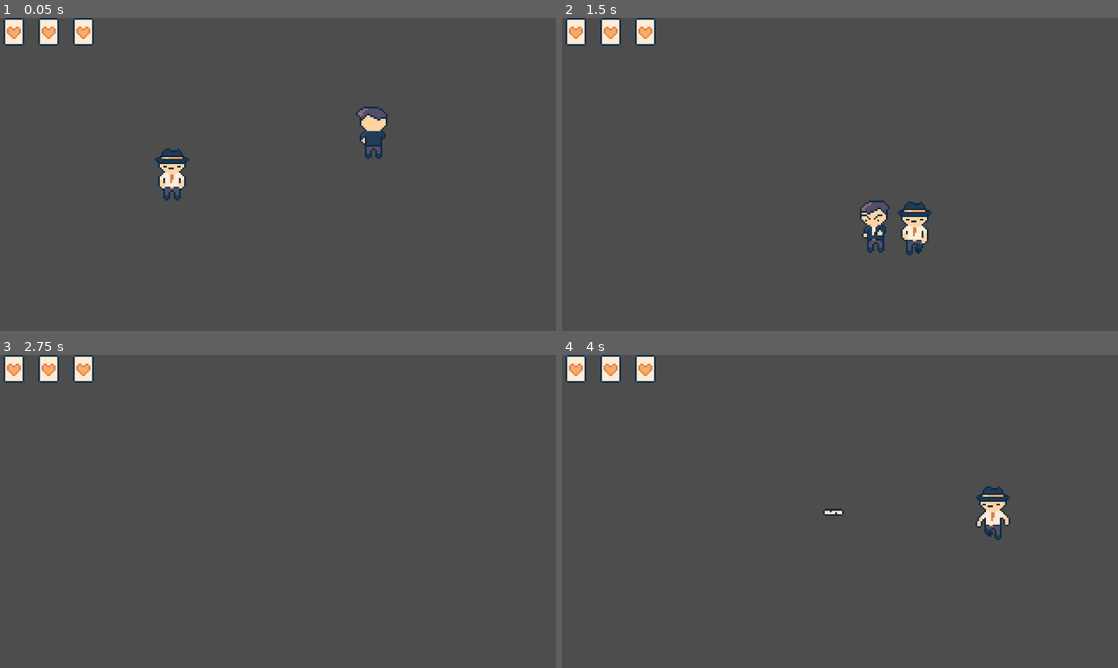
Above: before the commit, frames 1-4 (two rows, left to right).
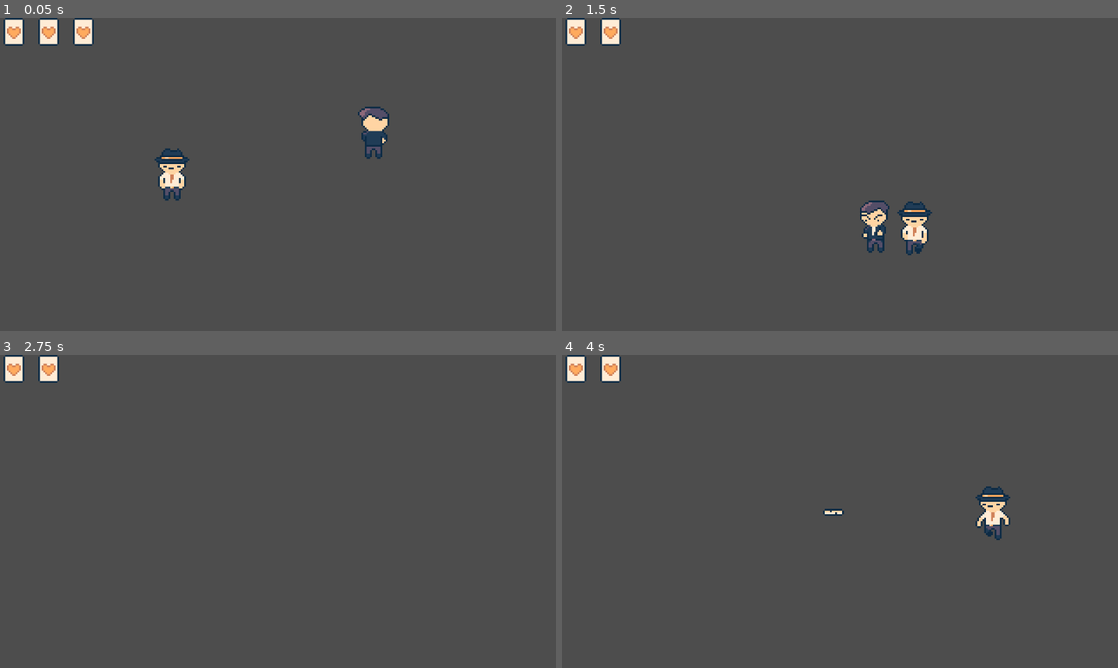
Above: after the commit, the same moments.

Repository: Inlufexer/Rogue-Tarot
Game: Godot game, scene res://scenes/levels/main.tscn
The game is run twice, just before and just after one commit, with the same random seed, the same clock (stepped at 60 frames per second) and the same inputs.
Inputs (mouse positions are in pixels of both pictures, inside the frame that each line leads up to):
- Up to frame 1 (0.05 s): no input
- Up to frame 2 (1.5 s): move the mouse to (962, 158) at 0.52 s; hold D (right) 0.53-1.28 s; click (962, 158) at 0.6 s; move the mouse to (728, 190) at 1.27 s; hold S (down) from 1.28 s (still down); click (728, 190) at 1.35 s
- Up to frame 3 (2.75 s): move the mouse to (333, 442) at 2.02 s; release S (down) at 2.03 s; hold D (right) from 2.03 s (still down); click (333, 442) at 2.1 s
- Up to frame 4 (4 s): tap Enter at 2.75 s; move the mouse to (812, 574) at 2.77 s; release D (right) at 2.78 s; hold W (up) 2.78-3.53 s; click (812, 574) at 2.85 s; move the mouse to (1006, 558) at 3.52 s; hold A (left) from 3.53 s (still down); click (1006, 558) at 3.6 s

The runs differ from the first frame. In frame 1, 0.2% of the frame differs, in the area x 64-70%, y 28-41%; in frame 2, 0.3%, in the area x 13-17%, y 0-9%; in frame 3, 0.3%; in frame 4, 0.3%.

Commit message:
Health UI Updating
Health UI updates when player gets hit.

Diff:
--- a/scenes/enemy.tscn
+++ b/scenes/enemy.tscn
@@ -917,7 +917,6 @@
 texture_filter = 1
 sprite_frames = SubResource("SpriteFrames_5uy6h")
 animation = &"Punch Backwards"
-frame = 1
 metadata/_aseprite_wizard_interface_config_ = {
 "pending_changes": {}
 }
--- a/scenes/levels/main.tscn
+++ b/scenes/levels/main.tscn
@@ -1,10 +1,12 @@
-[gd_scene load_steps=4 format=3 uid="uid://bin566jjgukpf"]
+[gd_scene load_steps=5 format=3 uid="uid://bin566jjgukpf"]
 
 [ext_resource type="PackedScene" uid="uid://c6s1bkgeo0pll" path="res://scenes/fedora_guy.tscn" id="1_72ix8"]
+[ext_resource type="Script" uid="uid://ciur17gig7dyb" path="res://scripts/main.gd" id="1_j4d2a"]
 [ext_resource type="PackedScene" uid="uid://d4cty7yuw1adn" path="res://scenes/enemy.tscn" id="2_2vj2h"]
 [ext_resource type="PackedScene" uid="uid://cijj22ouyw82c" path="res://scenes/ui/playtime_ui.tscn" id="3_y0acb"]
 
 [node name="main" type="Node2D"]
+script = ExtResource("1_j4d2a")
 
 [node name="Camera2D" type="Camera2D" parent="."]
 offset = Vector2(160, 90)
--- a/scenes/ui/player_ui_controller.gd
+++ b/scenes/ui/player_ui_controller.gd
@@ -4,7 +4,7 @@
 func _ready():
 	player_instance = get_node("/root/main/fedora_guy")
 
-func _player_health_change(current_health):
+func player_health_change(current_health):
 	update_hearts(current_health)
 
 func update_hearts(current_health):
--- a/scripts/enemy.gd
+++ b/scripts/enemy.gd
@@ -11,9 +11,10 @@
 	# Replace the path with the actual path to your player node in the scene
 	player_instance = get_node("/root/main/fedora_guy")
 
-func _physics_process(delta):
-	if attacking == false:
-		movement()
+func _physics_process(_delta):
+	if player_instance != null:
+		if attacking == false:
+			movement()
 
 
 func direction():
--- a/scripts/health_component.gd
+++ b/scripts/health_component.gd
@@ -3,6 +3,8 @@
 
 @export var MAX_HEALTH := 3
 var health : int
+
+signal health_changed(current_health)
 
 var knockback_velocity = Vector2.ZERO
 const KNOCKBACK_DECAY = 800.0
@@ -32,9 +34,11 @@
 	health -= attack.attack_damage
 
 	if health <= 0:
-		get_parent().queue_free()
+		get_parent().call_deferred("queue_free")
 
 	var dir = (get_parent().global_position - attack.attack_position).normalized()
 	knockback_velocity = dir * attack.knockback_force
 
 	stun_timer = attack.stun_time
+
+	emit_signal("health_changed", health)
--- /dev/null
+++ b/scripts/main.gd
@@ -0,0 +1,6 @@
+extends Node2D
+@onready var fedora_guy_health = $fedora_guy/HealthComponent
+@onready var playtime_ui = $playtime_ui/Control
+
+func _ready():
+	fedora_guy_health.health_changed.connect(playtime_ui.player_health_change)
--- a/scripts/player scripts/character_movement.gd
+++ b/scripts/player scripts/character_movement.gd
@@ -6,7 +6,7 @@
 
 
 
-func _physics_process(delta):
+func _physics_process(_delta):
 	update_moveDir()
 	apply_movement()
 
Not shown, added: scripts/main.gd.uid
